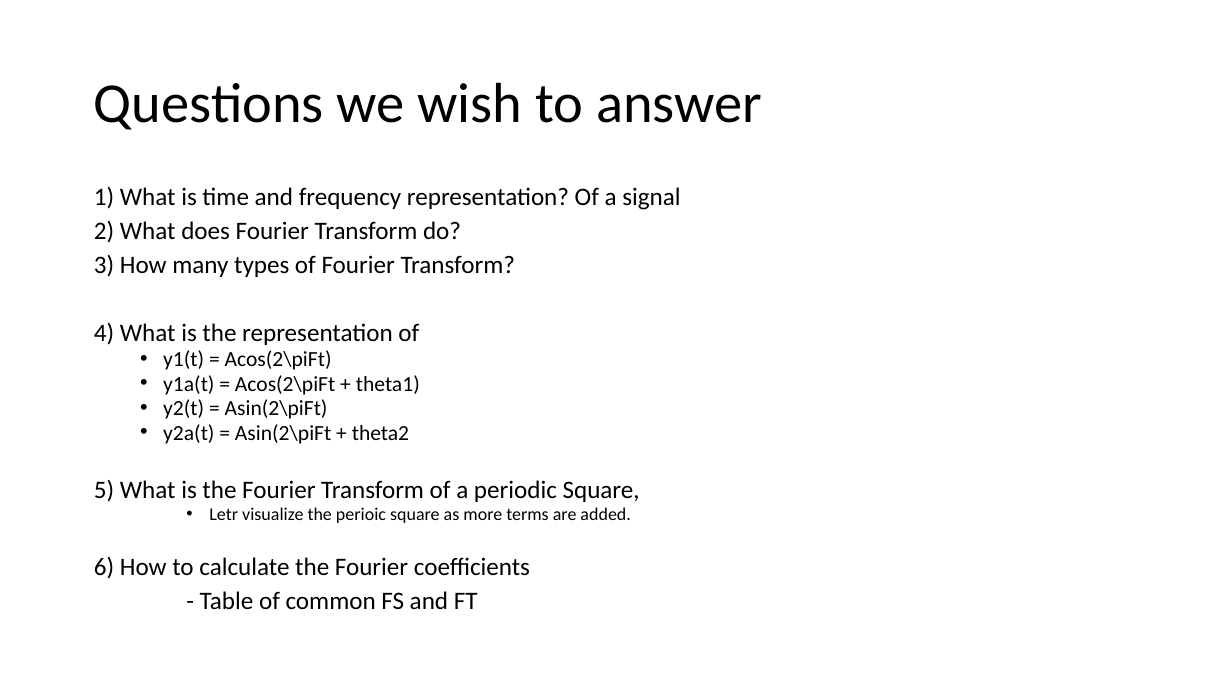
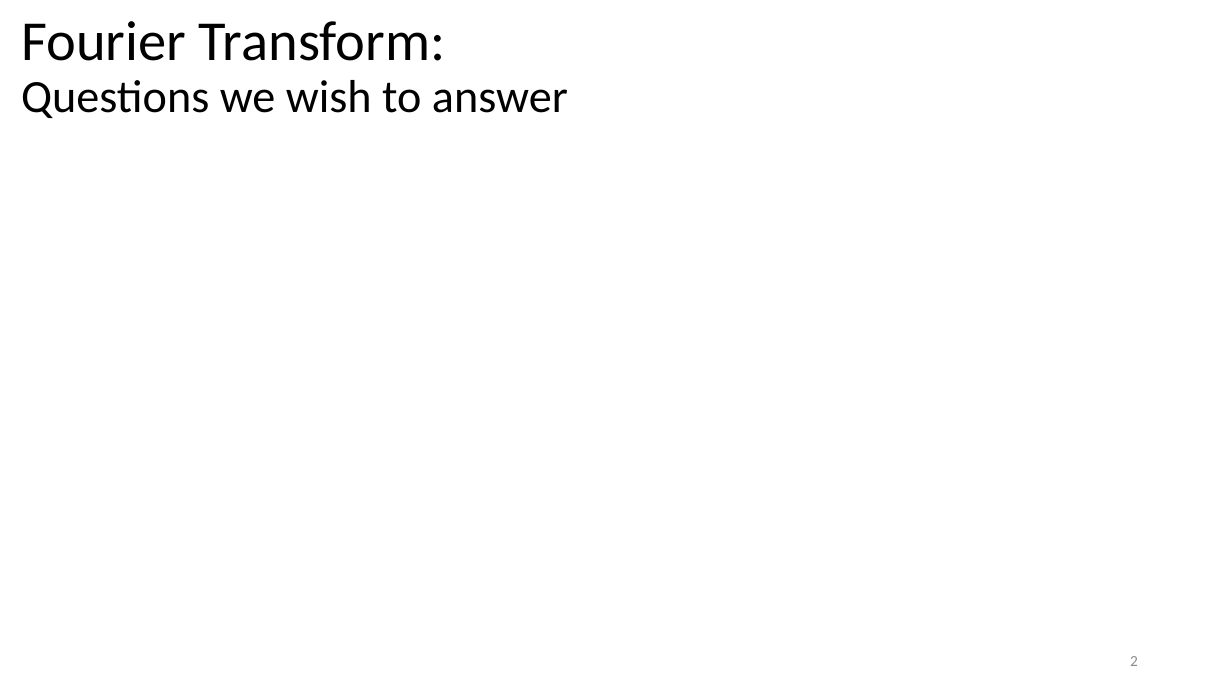
Before and after one commit to aseschng/DSP-Matlab-Fourier-Series, a slide deck: slide 2 of FourierIntro_v1_CES.pptx. Drawn at 1232x693 pixels with LibreOffice and Linux fonts; fonts in the diff are those of the drawing; grey boxes stand for pictures. Boxes give left, top, right and bottom in pixels: in the first picture for what was removed or moved away, otherwise in the second. Text is boxed around its words. In the diff, an @@ line names an element or a change of style, - is before the commit and + after.

```diff
--- a/FourierIntro_v1_CES.pptx
+++ b/FourierIntro_v1_CES.pptx
@@ title at [21,21,568,118]: text changed; size 44 to 36 pt @@
-Questions we wish to answer
+Fourier Transform:
+Questions we wish to answer
@@ text removed at [94,187,680,609] @@
-1) What is time and frequency representation? Of a signal
-2) What does Fourier Transform do?
-3) How many types of Fourier Transform?
-4) What is the representation of
-  • y1(t) = Acos(2\piFt)
-  • y1a(t) = Acos(2\piFt + theta1)
-  • y2(t) = Asin(2\piFt)
-  • y2a(t) = Asin(2\piFt + theta2
-5) What is the Fourier Transform of a periodic Square,
-    • Letr visualize the perioic square as more terms are added.
-6) How to calculate the Fourier coefficients
-- Table of common FS and FT
@@ page number added at [1130,656,1138,666], 12 pt, text #8C8C8C @@
+2
```
Also in this commit, not shown: 7 other slides changed, 1 slide added, 2 other files.
